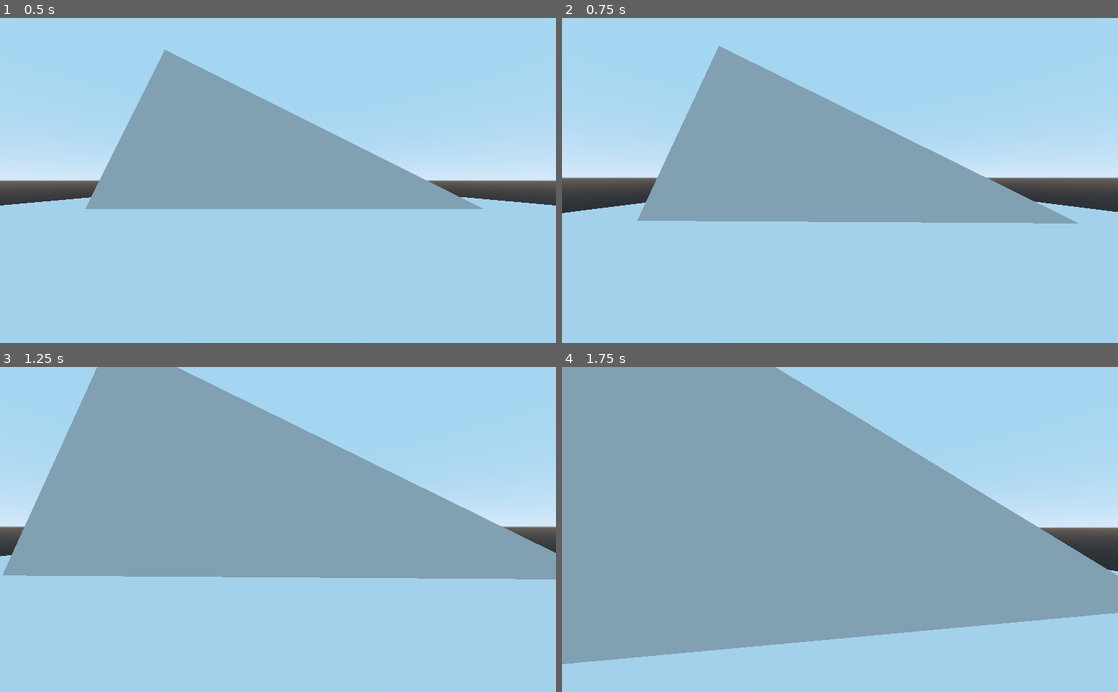
Above: before the commit, frames 1-4 (two rows, left to right).
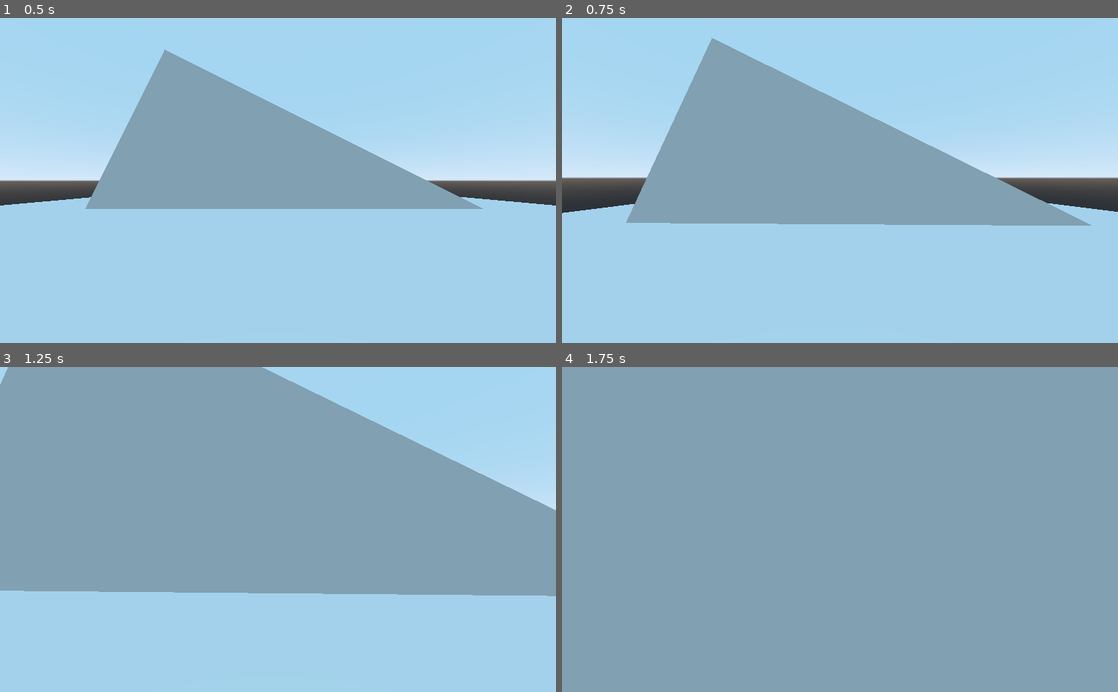
Above: after the commit, the same moments.

Repository: Libre-Hacker/Barricade
Game: Godot game, scene res://~sandbox/levels/DevLvlFPSControler.tscn
The game is run twice, just before and just after one commit, with the same random seed, the same clock (stepped at 60 frames per second) and the same inputs. This scene is started directly instead of the project's main scene.
Inputs (mouse positions are in pixels of both pictures, inside the frame that each line leads up to):
- Up to frame 1 (0.5 s): no input
- Up to frame 2 (0.75 s): tap Enter at 0.5 s; move the mouse to (834, 187) at 0.52 s; hold W (move_forward) from 0.53 s (still down); tap Space (jump) at 0.6 s
- Up to frame 3 (1.25 s): keep holding W (move_forward); tap Space (jump) at 0.77, 1.07 s
- Up to frame 4 (1.75 s): keep holding W (move_forward); move the mouse to (878, 532) at 1.27 s; tap Space (jump) at 1.35, 1.52 s

Frame 1 is identical in both runs. In frame 2, 2.5% of the frame differs, in the area x 0-100%, y 6-64%; in frame 3, 18%; in frame 4, 36%, in the area x 0-100%, y 0-100%.

Commit message:
Refactored: FPS Scripts
* Refactored: FPSCamera
* Refactored: FPSController
* Clean up: FPSPlayer.tscn

Diff:
--- a/assets/player/FPSPlayer.tscn
+++ b/assets/player/FPSPlayer.tscn
@@ -7,7 +7,7 @@
 [sub_resource type="CapsuleShape" id=1]
 radius = 0.5
 
-[node name="Spatial" type="KinematicBody"]
+[node name="FPSPlayer" type="KinematicBody"]
 script = ExtResource( 3 )
 
 [node name="CollisionShape" type="CollisionShape" parent="."]
@@ -16,6 +16,6 @@
 
 [node name="Camera" parent="." instance=ExtResource( 1 )]
 transform = Transform( -1, 0, -1.50996e-07, 0, 1, 0, 1.50996e-07, 0, -1, 0, 1.8, 0 )
-player = NodePath("..")
+playerNodePath = NodePath("..")
 
-[node name="Spatial" parent="." instance=ExtResource( 2 )]
+[node name="FPSMesh" parent="." instance=ExtResource( 2 )]
--- a/assets/player/meshes/scenes/FPSMesh.tscn
+++ b/assets/player/meshes/scenes/FPSMesh.tscn
@@ -9,7 +9,7 @@
 [sub_resource type="SpatialMaterial" id=3]
 albedo_color = Color( 0, 0, 0, 1 )
 
-[node name="Spatial" type="Spatial"]
+[node name="FPSMesh" type="Spatial"]
 
 [node name="Capsule" type="MeshInstance" parent="."]
 transform = Transform( 1, 0, 0, 0, -4.37114e-08, -1, 0, 1, -4.37114e-08, 0, 1, 0 )
@@ -17,7 +17,7 @@
 mesh = SubResource( 1 )
 material/0 = null
 
-[node name="MeshInstance" type="MeshInstance" parent="."]
+[node name="Cube" type="MeshInstance" parent="."]
 transform = Transform( 1, 0, 0, 0, 1, 0, 0, 0, 1, 0, 1.6, 0.35 )
 layers = 524288
 mesh = SubResource( 2 )
--- a/assets/player/scripts/FPSCamera.gd
+++ b/assets/player/scripts/FPSCamera.gd
@@ -1,20 +1,30 @@
 extends Camera
 
-var mounseSensitivity = 0.1
-export(NodePath) var player
+export var mounseSensitivity : float = 0.1
+export(float, 0, 90, 0.1) var maxLookUp = 90
+export(float, -90, 0, 0.1) var minLookDown = -90
+
+export(NodePath) var playerNodePath : NodePath
+onready var player = get_node(playerNodePath)
 
 func _ready():
-	Input.set_mouse_mode(Input.MOUSE_MODE_CAPTURED)
+	Input.set_mouse_mode(Input.MOUSE_MODE_CAPTURED) # Lock mouse to game screen.
 
+# Gets mouse input and calls corresponding function.
 func _input(event):
 	if event is InputEventMouseMotion:
 		VerticalLook(event.relative.y)
 		HorizontalLook(event.relative.x)
 
+# Rotates this object around the x-axis
 func VerticalLook(mouseMovement):
 	rotation_degrees.x -= mouseMovement * mounseSensitivity
-	rotation_degrees.x = clamp(rotation_degrees.x, -90, 90)
+	rotation_degrees.x = clamp(rotation_degrees.x, minLookDown, maxLookUp) # Clamp our vertical rotation so we can't go upside down
 
+# Rotates an assigned object on the y-axis with mouse input.
 func HorizontalLook(mouseMovement):
-	if get_node(player) != null:
-		get_node(player).rotation_degrees.y -= mouseMovement * mounseSensitivity
+	# Debugging
+	if player != null: # Allows the game to run without breaking.
+		player.rotation_degrees.y -= mouseMovement * mounseSensitivity
+	else:
+		push_warning("No node assigned, did you forget to assign it in the inspector?")
--- a/assets/player/scripts/FPSController.gd
+++ b/assets/player/scripts/FPSController.gd
@@ -1,23 +1,26 @@
 extends KinematicBody
 
-export var speed : float = 5.0
-export var jumpSpeed : float = 6.5
+export(float, 0, 25, 0.01) var moveSpeed = 7.5
+export(float, 0, 25, 0.01) var jumpSpeed = 6.5
+export(float, -5, -0.1, 0.001) var fallSpeed = -0.326
+
 var velocity : Vector3 = Vector3()
 
-func _physics_process(delta):
+func _physics_process(_delta): # Use physics because this uses a KinematicBody.
 	move()
 
+# Move this object.
 func move():
 	calculate_movement()
-	move_and_slide(velocity,Vector3.UP, true)
+	move_and_slide(velocity, Vector3.UP, true)
 
+# Calculates this objects velocity.
 func calculate_movement():
-	velocity.x = get_input().x * speed
-	velocity.z = get_input().z * speed
-	velocity.y = gravity()
-	jump()
+	velocity.x = get_input().x * moveSpeed
+	velocity.z = get_input().z * moveSpeed
+	velocity.y = gravity() + jump()
 
-
+# Returns player input as normalized Vector3.
 func get_input():
 	var inputDirection = Vector3()
 	if Input.is_action_pressed("move_forward"):
@@ -28,15 +31,20 @@
 		inputDirection -= transform.basis.x
 	if Input.is_action_pressed("move_left"):
 		inputDirection += transform.basis.x
-	inputDirection = inputDirection.normalized()
+
+	inputDirection = inputDirection.normalized() # Normalize vector so speed is constant in all directions.
 	return inputDirection
 
+# Returns a negative value to simulate "gravity".
 func gravity():
-	if self.is_on_floor():
+	if self.is_on_floor(): # Apply a small constant down force to keep grounded.
 		return -0.1
 	else:
-		return velocity.y-0.326
+		return velocity.y + fallSpeed
 
+# Returns a positive value to "jump".
 func jump():
 	if Input.is_action_just_pressed("jump") and self.is_on_floor():
-		velocity.y = jumpSpeed
+		return jumpSpeed
+	else:
+		return 0
